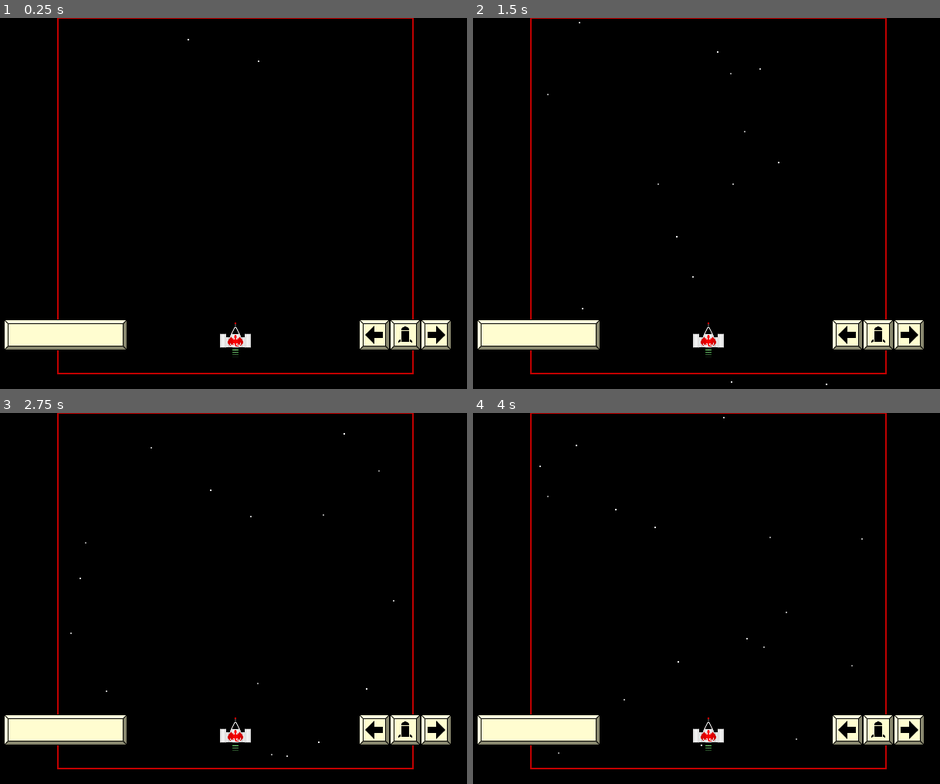
Above: before the commit, frames 1-4 (two rows, left to right).
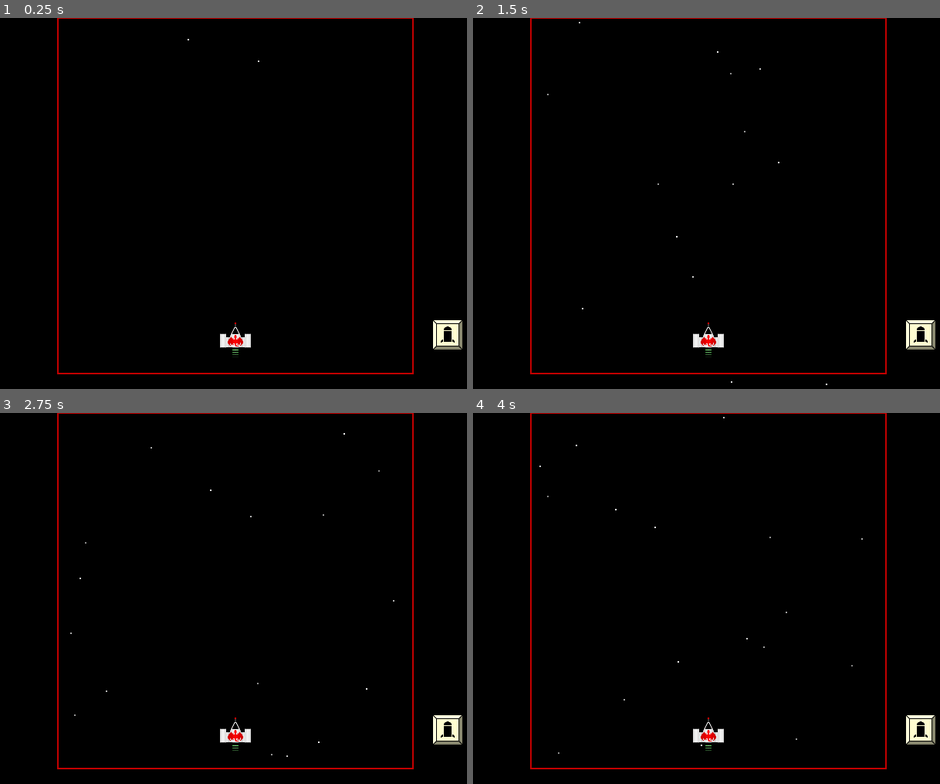
Above: after the commit, the same moments.

Repository: swashdev/minigame-madness
Game: Godot game, scene res://mini/shooter/scenes/shooter_frame.tscn
The game is run twice, just before and just after one commit, with the same random seed, the same clock (stepped at 60 frames per second) and the same inputs. This scene is started directly instead of the project's main scene.
Inputs (mouse positions are in pixels of both pictures, inside the frame that each line leads up to):
- Up to frame 1 (0.25 s): no input
- Up to frame 2 (1.5 s): move the mouse to (818, 184) at 0.52 s; hold Space (action) 0.53-1.28 s; hold Right (move_right) from 0.53 s (still down); tap Up (move_up) at 0.77 s; tap Enter at 1.25 s; move the mouse to (608, 222) at 1.27 s; tap Space (action) at 1.35 s
- Up to frame 3 (2.75 s): tap Up (move_up) at 1.52 s; move the mouse to (284, 516) at 2.02 s; release Right (move_right) at 2.03 s; hold Left (move_left) from 2.03 s (still down); hold Space (action) from 2.03 s (still down)
- Up to frame 4 (4 s): move the mouse to (683, 672) at 2.77 s; release Left (move_left) at 2.78 s; release Space (action) at 2.78 s; hold Right (move_right) from 2.78 s (still down); tap Space (action) at 2.85 s; tap Up (move_up) at 3.02, 3.77 s; move the mouse to (855, 654) at 3.52 s; hold Space (action) from 3.53 s (still down)

The runs differ from the first frame. In frame 1, 3.2% of the frame differs, in the area x 0-100%, y 81-90%; in frame 2, 3.2%; in frame 3, 3.2%; in frame 4, 3.2%.

Commit message:
[SHOOTER] remove unnecessary key prompts.
With the new screen size, the key prompts were getting in the way, and
since the controls for the shooter minigame aren't exactly unintuitive I
figured it would be best to just delete them rather than trying to
rearrange things so they'd be out of the way.

The missile key, however, has been kept, and has been moved off to the
side of the screen, since this is the one and only clue to the player
that they have a missile weapon at all.

Diff:
--- a/mini/shooter/scenes/shooter_frame.tscn
+++ b/mini/shooter/scenes/shooter_frame.tscn
@@ -1,8 +1,5 @@
-[gd_scene load_steps=8 format=2]
+[gd_scene load_steps=5 format=2]
 
-[ext_resource path="res://shared/scenes/ui/keys/spacebar.tscn" type="PackedScene" id=1]
-[ext_resource path="res://shared/scenes/ui/keys/right_key.tscn" type="PackedScene" id=2]
-[ext_resource path="res://shared/scenes/ui/keys/left_key.tscn" type="PackedScene" id=3]
 [ext_resource path="res://mini/shooter/scripts/shooter_frame.gd" type="Script" id=4]
 [ext_resource path="res://shared/scenes/ui/keys/arrow_key.tscn" type="PackedScene" id=5]
 [ext_resource path="res://mini/shooter/scenes/shooter_minigame.tscn" type="PackedScene" id=6]
@@ -23,14 +20,8 @@
 [node name="Minigame" parent="." instance=ExtResource( 6 )]
 position = Vector2( 90, 0 )
 
-[node name="Spacebar" parent="." instance=ExtResource( 1 )]
-position = Vector2( 100, 410 )
-
-[node name="LeftKey" parent="." instance=ExtResource( 3 )]
-position = Vector2( 500, 410 )
-
 [node name="MissileKey" parent="." instance=ExtResource( 5 )]
-position = Vector2( 540, 410 )
+position = Vector2( 595, 410 )
 
 [node name="TextureRect" type="TextureRect" parent="MissileKey"]
 margin_left = -20.0
@@ -41,9 +32,6 @@
 __meta__ = {
 "_edit_use_anchors_": false
 }
-
-[node name="RightKey" parent="." instance=ExtResource( 2 )]
-position = Vector2( 580, 410 )
 [connection signal="lost" from="Minigame" to="." method="_on_Minigame_lost"]
 [connection signal="missile_deployed" from="Minigame" to="." method="_on_Minigame_missile_deployed"]
 [connection signal="won" from="Minigame" to="." method="_on_Minigame_won"]
